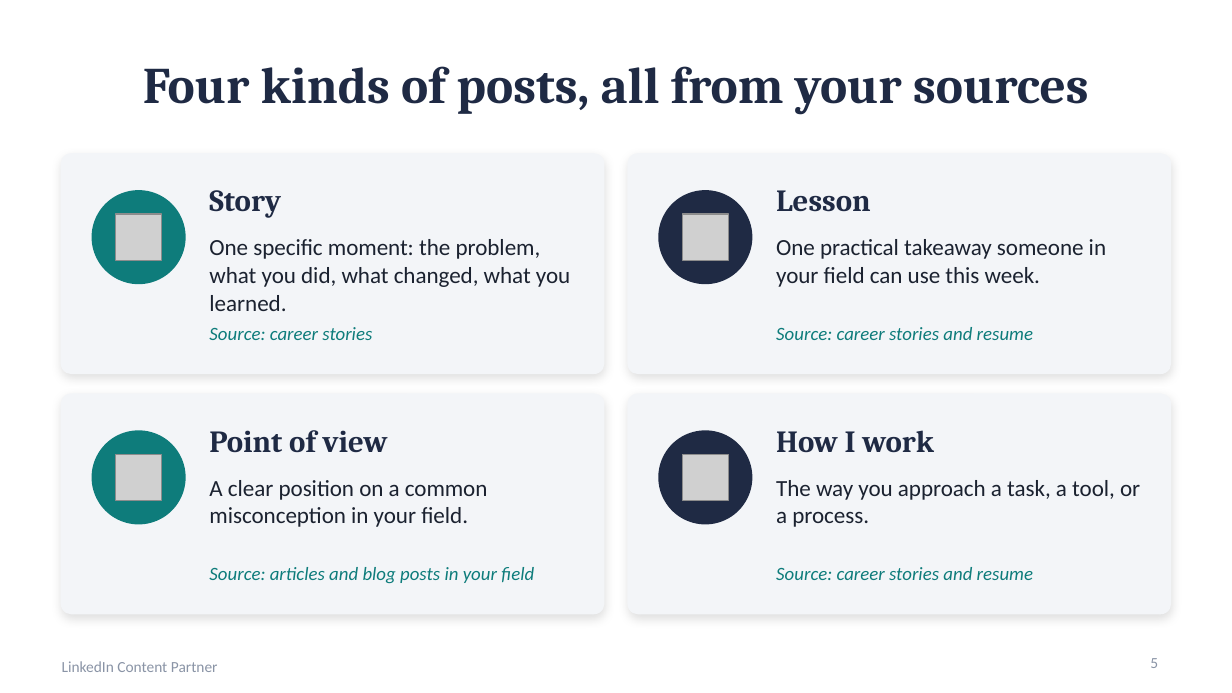
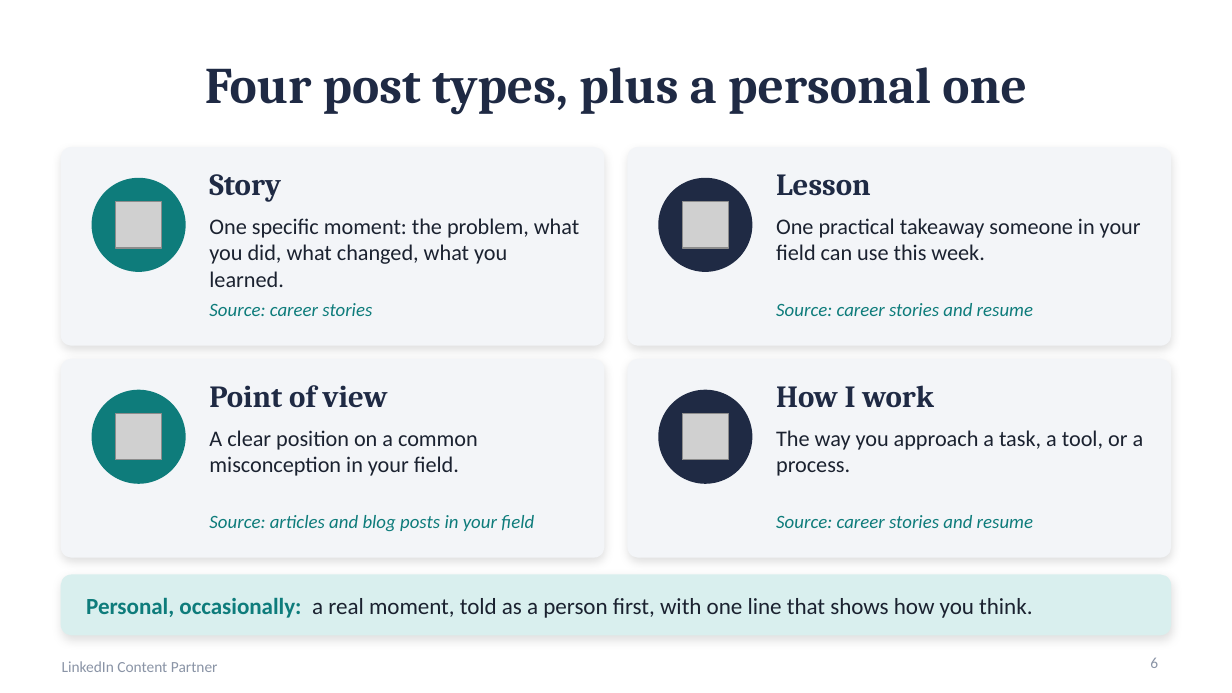
Before and after one commit to crystaljonespmp/LinkedIn-Content-Partner, a slide deck: slide 6 of PowerPoint/LinkedIn-Content-Partner-Setup-Slides.pptx (slide 5 before the commit). Drawn at 1232x693 pixels with LibreOffice and Linux fonts; fonts in the diff are those of the drawing; grey boxes stand for pictures. Boxes give left, top, right and bottom in pixels: in the first picture for what was removed or moved away, otherwise in the second. Text is boxed around its words. In the diff, an @@ line names an element or a change of style, - is before the commit and + after.

```diff
--- a/PowerPoint/LinkedIn-Content-Partner-Setup-Slides.pptx
+++ b/PowerPoint/LinkedIn-Content-Partner-Setup-Slides.pptx
@@ title at (x1=205, y1=67, x2=1027, y2=115): text changed @@
-Four kinds of posts, all from your sources
+Four post types, plus a personal one
@@ rounded rectangle resized from (x1=62, y1=154, x2=604, y2=373) to (x1=62, y1=148, x2=604, y2=345) @@
@@ rounded rectangle resized from (x1=628, y1=154, x2=1170, y2=373) to (x1=628, y1=148, x2=1170, y2=345) @@
@@ text "Story" moved from (x1=209, y1=190, x2=281, y2=218) to (x1=209, y1=174, x2=281, y2=202) @@
@@ 2 pictures, 2 ellipses moved together from (x1=92, y1=191, x2=752, y2=283) to (x1=92, y1=179, x2=752, y2=271) @@
@@ text "Lesson" moved from (x1=776, y1=190, x2=871, y2=212) to (x1=776, y1=174, x2=871, y2=196) @@
@@ text "One specific moment: the problem, ..." moved from (x1=209, y1=239, x2=570, y2=311) to (x1=209, y1=218, x2=579, y2=287) @@
@@ text "One practical takeaway someone in ..." moved from (x1=776, y1=239, x2=1106, y2=287) to (x1=776, y1=218, x2=1141, y2=260) @@
@@ text "Source: career stories" moved from (x1=209, y1=327, x2=372, y2=340) to (x1=209, y1=303, x2=372, y2=316) @@
@@ text "Source: career stories and resume" moved from (x1=776, y1=327, x2=1033, y2=340) to (x1=776, y1=303, x2=1033, y2=316) @@
@@ rounded rectangle resized from (x1=62, y1=394, x2=604, y2=614) to (x1=62, y1=360, x2=604, y2=557) @@
@@ text "Point of view" moved from (x1=209, y1=430, x2=388, y2=453) to (x1=209, y1=385, x2=388, y2=408) @@
@@ proportions changed in 4 elements at (x1=62, y1=148, x2=604, y2=345), (x1=628, y1=148, x2=1170, y2=345), (x1=62, y1=360, x2=604, y2=557), (x1=628, y1=360, x2=1170, y2=557) @@
@@ rounded rectangle resized from (x1=628, y1=394, x2=1170, y2=614) to (x1=628, y1=360, x2=1170, y2=557) @@
@@ text "How I work" moved from (x1=776, y1=430, x2=934, y2=453) to (x1=776, y1=385, x2=934, y2=408) @@
@@ 2 pictures, 2 ellipses moved together from (x1=92, y1=431, x2=752, y2=524) to (x1=92, y1=391, x2=752, y2=483) @@
@@ size 13.5 to 13 pt in 4 elements at (x1=209, y1=218, x2=579, y2=287), (x1=776, y1=218, x2=1141, y2=260), (x1=209, y1=430, x2=478, y2=476), (x1=776, y1=430, x2=1144, y2=476) @@
@@ 4 texts moved together from (x1=209, y1=480, x2=1140, y2=584) to (x1=209, y1=430, x2=1144, y2=532) @@
@@ rounded rectangle added at (x1=62, y1=575, x2=1170, y2=634), fill #D9EFEE, outline #D9EFEE 1 pt @@
@@ text added at (x1=86, y1=597, x2=1032, y2=618), 13.5 pt, text #1B2230 @@
+Personal, occasionally: a real moment, told as a person first, with one line that shows how you think.
@@ page number at (x1=1150, y1=657, x2=1158, y2=668): text changed @@
-5
+6
```
Also in this commit, not shown: 2 slides added, 3 other files.
